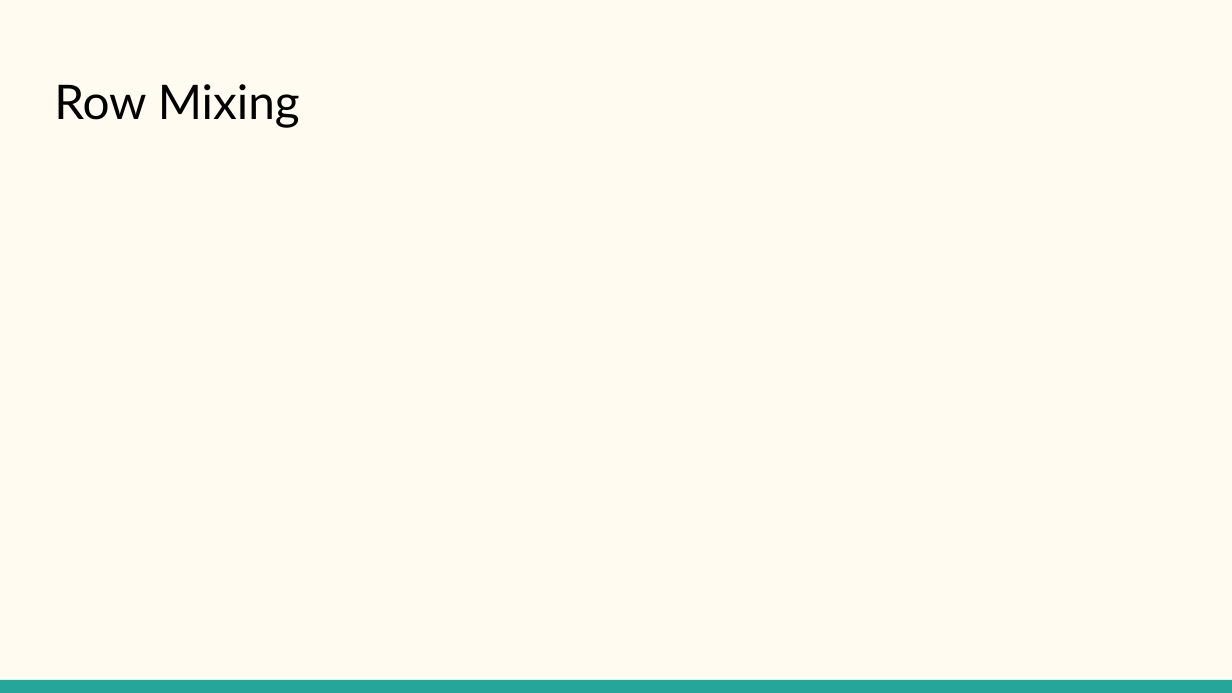
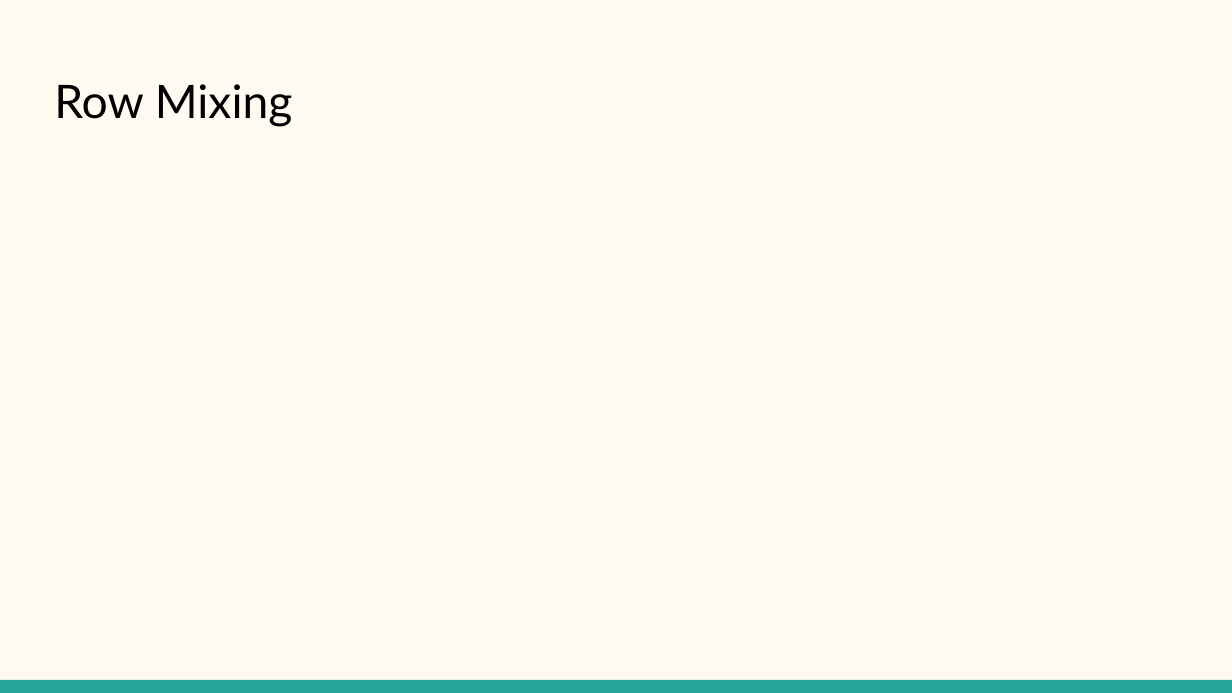
Before and after one commit to dolsob/Randomized-Algorithms-Project, a slide deck: slide 9 of Blendenpik Presentation.pptx. Drawn at 1232x693 pixels with LibreOffice and Linux fonts; fonts in the diff are those of the drawing; grey boxes stand for pictures. Boxes give left, top, right and bottom in pixels: in the first picture for what was removed or moved away, otherwise in the second. Text is boxed around its words. In the diff, an @@ line names an element or a change of style, - is before the commit and + after.

```diff
--- a/Blendenpik Presentation.pptx
+++ b/Blendenpik Presentation.pptx
@@ title "Row Mixing" at [54, 84, 293, 127]: size 27.9 to 27 pt @@
```
Also in this commit, not shown: 7 other slides changed, 2 other files.
